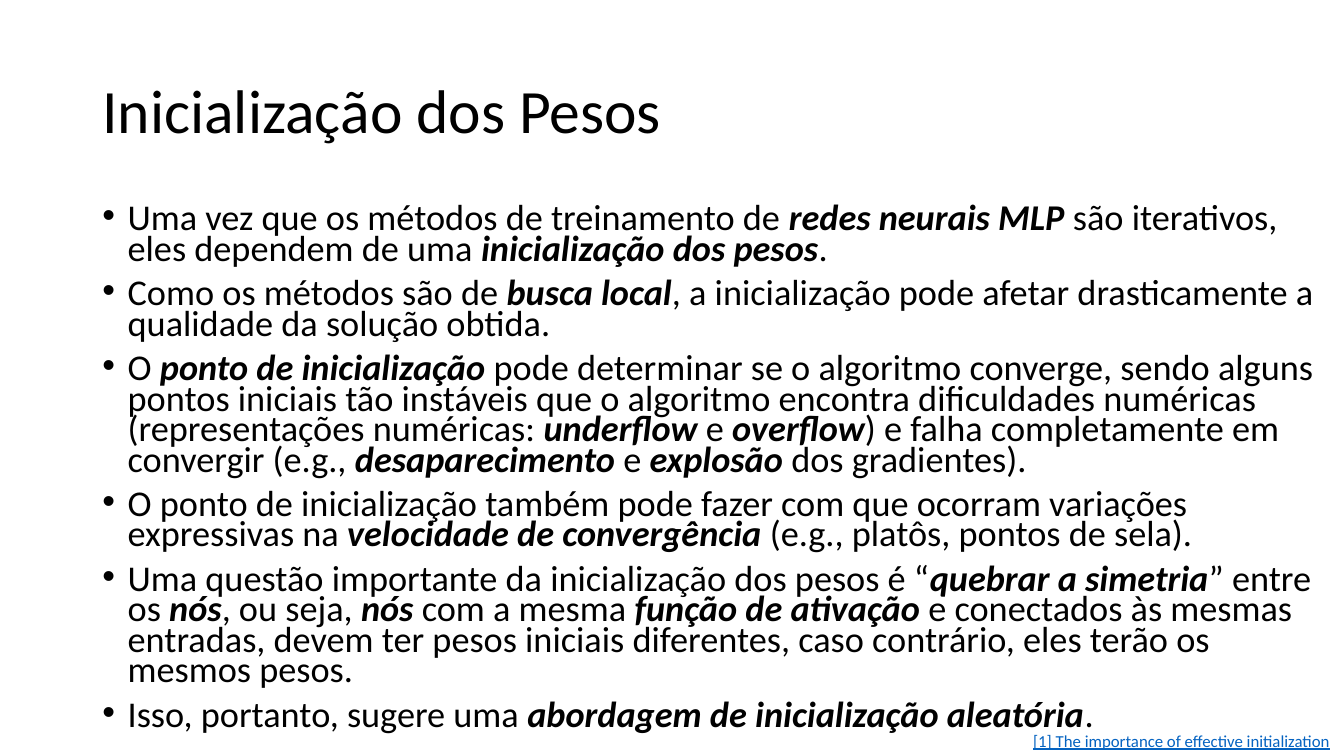
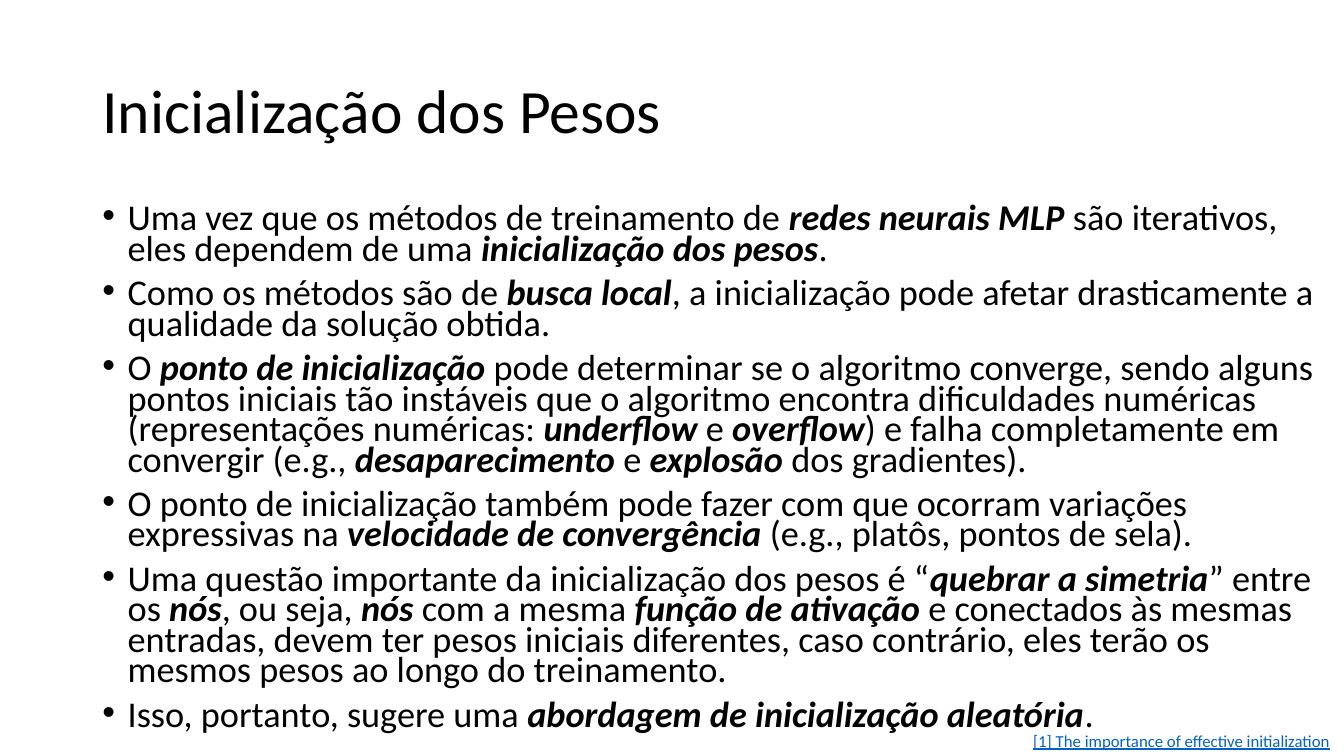
Before and after one commit to zz4fap/t320_aprendizado_de_maquina, a slide deck: slide 14 of slides/T320_Redes_Neurais_Artificiais (Parte IV).pptx. Drawn at 1344x756 pixels with LibreOffice and Linux fonts; fonts in the diff are those of the drawing. Boxes give left, top, right and bottom in pixels: in the first picture for what was removed or moved away, otherwise in the second. Text is boxed around its words. In the diff, an @@ line names an element or a change of style, - is before the commit and + after.

Commit message:
update of slides

```diff
--- a/slides/T320_Redes_Neurais_Artificiais (Parte IV).pptx
+++ b/slides/T320_Redes_Neurais_Artificiais (Parte IV).pptx
@@ text at (128,565,1311,689): text changed @@
-• Uma questão importante da inicialização dos pesos é “quebrar a simetria” entre os nós, ou seja, nós com a mesma função de ativação e conectados às mesmas entradas, devem ter pesos iniciais diferentes, caso contrário, eles terão os mesmos pesos.
+• Uma questão importante da inicialização dos pesos é “quebrar a simetria” entre os nós, ou seja, nós com a mesma função de ativação e conectados às mesmas entradas, devem ter pesos iniciais diferentes, caso contrário, eles terão os mesmos pesos ao longo do treinamento.
```
Also in this commit, not shown: 1 other slide changed, 4 other files.
